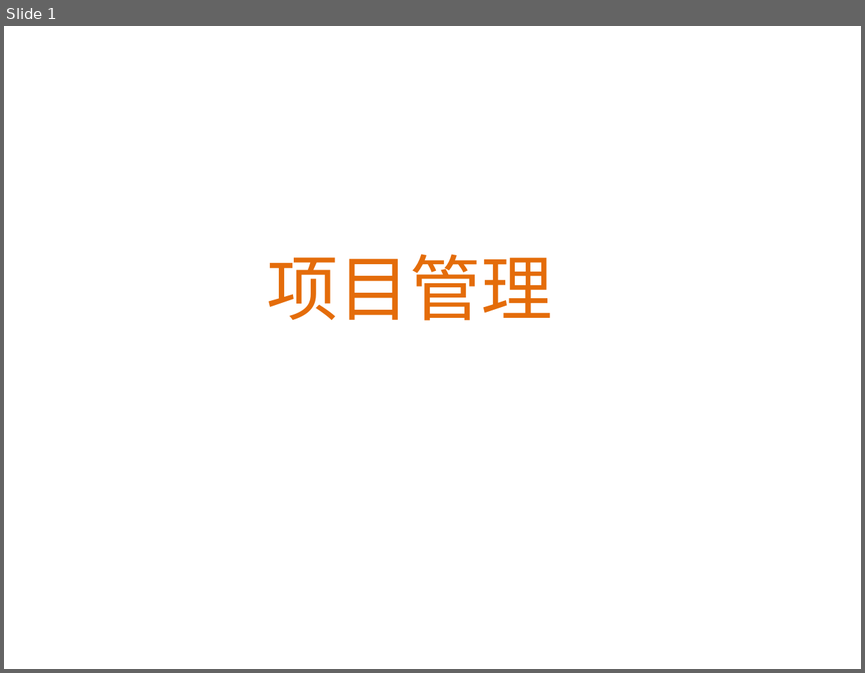
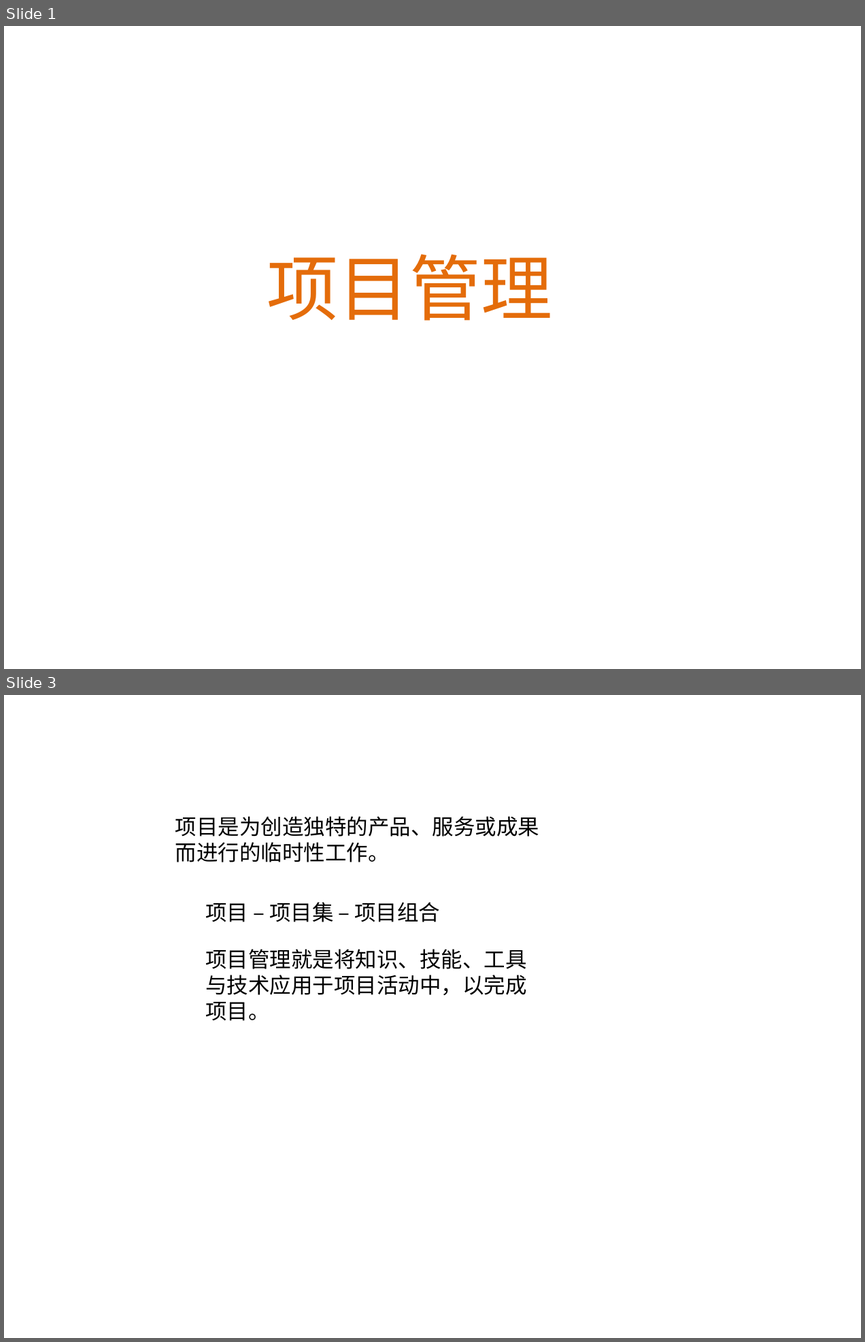
Before and after one commit to itwyhuaing/ProjectM, a slide deck: HaiNaBian_PM知识分享/201812/PM.pptx. Shown one above the other, each under a label of ours: slide 1 before the commit, slides 1 and 3 after it; the slides between them are not shown. The pictures are 865x673 and 865x1342 pixels, drawn with LibreOffice and Linux fonts; fonts in the diff are those of the drawing; background and template pictures are left out. Boxes give left, top, right and bottom in pixels: in the first picture for what was removed or moved away, otherwise in the second. Text is boxed around its words. In the diff, an @@ line names an element or a change of style, - is before the commit and + after.

```diff
--- a/HaiNaBian_PM知识分享/201812/PM.pptx
+++ b/HaiNaBian_PM知识分享/201812/PM.pptx
@@ slide 3 added at [4, 695, 861, 1338], background picture (left out) @@
@@ text added at [175, 816, 540, 862], 18 pt, text #000000 @@
+项目是为创造独特的产品、服务或成果而进行的临时性工作。
@@ text added at [205, 902, 440, 922], 18 pt, text #000000 @@
+项目 – 项目集 – 项目组合
@@ text added at [205, 949, 526, 1021], 18 pt, text #000000 @@
+项目管理就是将知识、技能、工具与技术应用于项目活动中，以完成项目。
```
Also in this commit, not shown: 1 slide changed, 1 other slide added, 2 slides removed, 2 other files.
